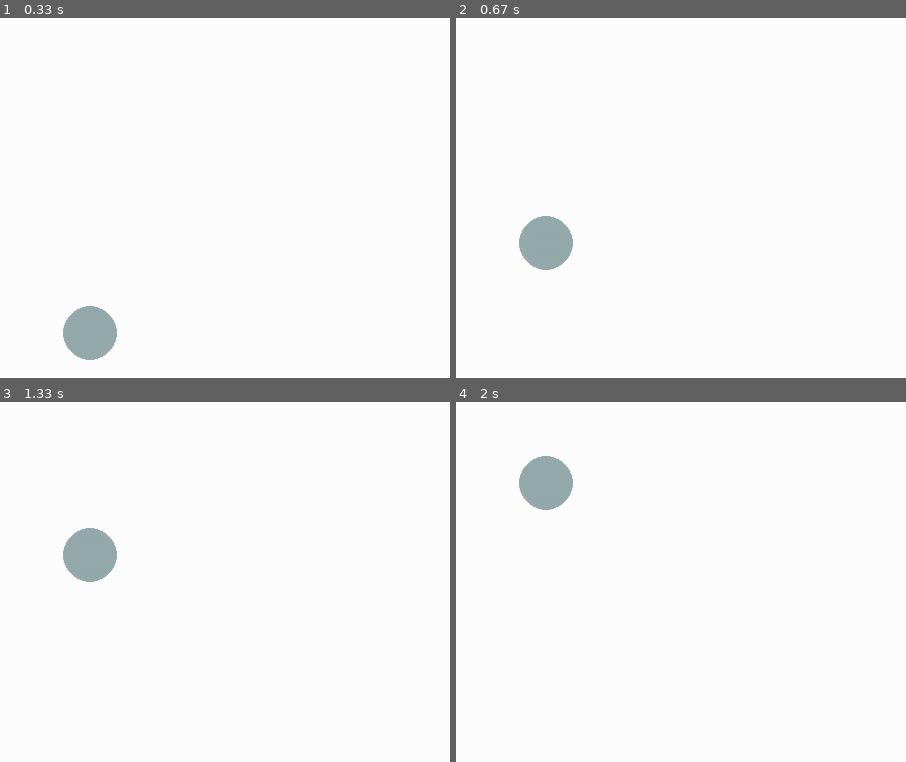
Above: before the commit, frames 1-4 (two rows, left to right).
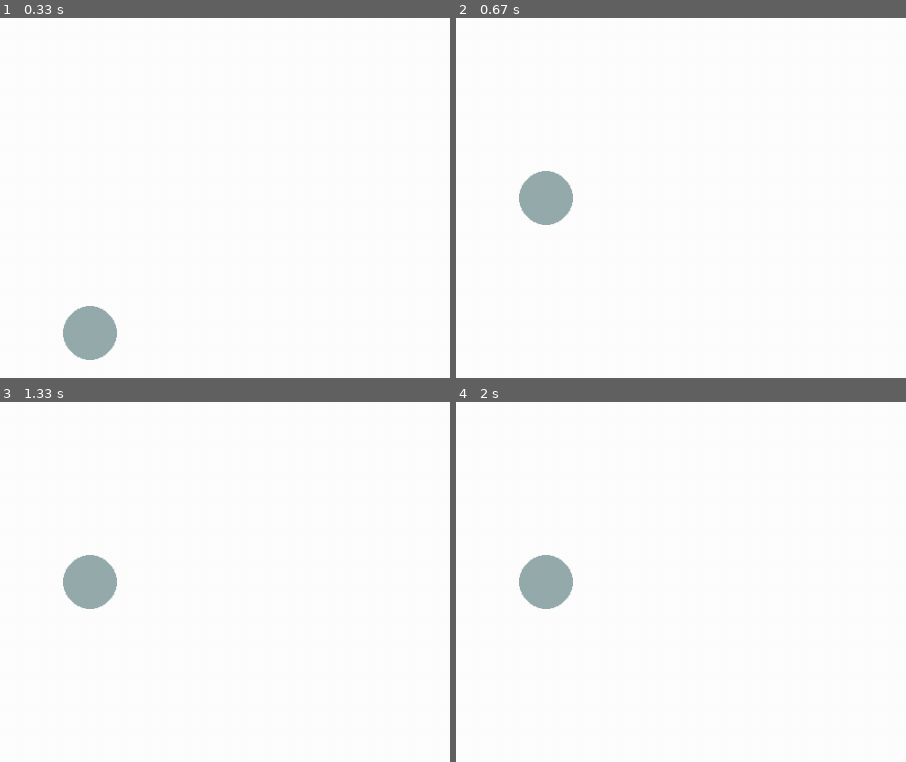
Above: after the commit, the same moments.

Repository: sbkhvdsanjlfdanbl/The-Quest-of-Space-Lizard
Game: pygame game, started from Test_Invironment.py
The game is run twice, just before and just after one commit, with the same random seed, the same clock (stepped at 60 frames per second) and the same inputs.
Inputs:
- Up to frame 1 (0.33 s): no input
- Up to frame 2 (0.67 s): hold Up from 0.33 s (still down)
- Up to frame 3 (1.33 s): release Up at 0.8 s; hold Up 0.83-1.2 s; hold Up from 1.23 s (still down)
- Up to frame 4 (2 s): release Up at 1.53 s; hold Up 1.57-1.93 s; hold Up from 1.97 s (still down)
The pictures show only the part of the screen within x 0-50%, y 0-50%; the shares and areas given below are measured in that part.

Frame 1 is identical in both runs. In frame 2, 2.6% of the frame differs, in the area x 14-26%, y 42-70%; in frame 3, 1.8%; in frame 4, 2.8%, in the area x 14-26%, y 15-58%.

Commit message:
Add files via upload

Diff:
--- a/Test_Invironment.py
+++ b/Test_Invironment.py
@@ -22,6 +22,7 @@
 player_x = 100
 player_y = 350
 player_size = 30
+Displacement = 0
 
 PlayerData = [R, G, B, player_x, player_y, player_size]
 
@@ -33,17 +34,17 @@
             if event.type == pygame.QUIT:
                 quitGame()
         keys = pygame.key.get_pressed()
-        if PlayerData[3] <= 13:
+        if PlayerData[3] < 13:
             PlayerData[3] = 13
-        elif PlayerData[3] >= 987:
+        elif PlayerData[3] > 987:
             PlayerData[3] = 987
         elif PlayerData[4] <= 30:
             PlayerData[4] = 30
         if keys[pygame.K_UP]:
-            Up_Move(PlayerData[3],PlayerData[4])
+            if Displacement < 29:
+                Up_Move(PlayerData[3],PlayerData[4])
         elif PlayerData[4] < 350:
-            for z in range(0,5):
-                GravityEffect(PlayerData[4])
+            GravityEffect(PlayerData[4])
         SCREEN.fill(WHITE)
         pygame.draw.circle(SCREEN, [PlayerData[0],PlayerData[1],PlayerData[2]], (PlayerData[3], PlayerData[4]), PlayerData[5])
         pygame.display.update()
@@ -54,23 +55,21 @@
     quit()
 
 def Up_Move(playerX, playerY):
-    SCREEN.fill(WHITE)
-    playerY -= 5
-    PlayerData[4] = playerY
+    global Displacement
+    for x in range (0,5):
+        SCREEN.fill(WHITE)
+        playerY -= 5
+        PlayerData[4] = playerY
+        Displacement = Displacement + 1
+        print(Displacement)
 
 def GravityEffect(playerY):
-##    DecAmount = playerY - 350
-##    DecAmount = DecAmount / 10
-##    playerY -= DecAmount
-##    playerY = int(playerY // 1)
-##    print(playerY)
-##    PlayerData[4] = playerY
-##    playerY -= DecAmount
-##    playerY = int(playerY // 1)
-##    print(playerY)
-##    PlayerData[4] = playerY
-    playerY += 5
-    PlayerData[4] = playerY
+    global Displacement
+    for x in range(0,5):
+        SCREEN.fill(WHITE)
+        playerY += 5
+        PlayerData[4] = playerY
+        Displacement = Displacement - 1
 
 
 gameLoop()
